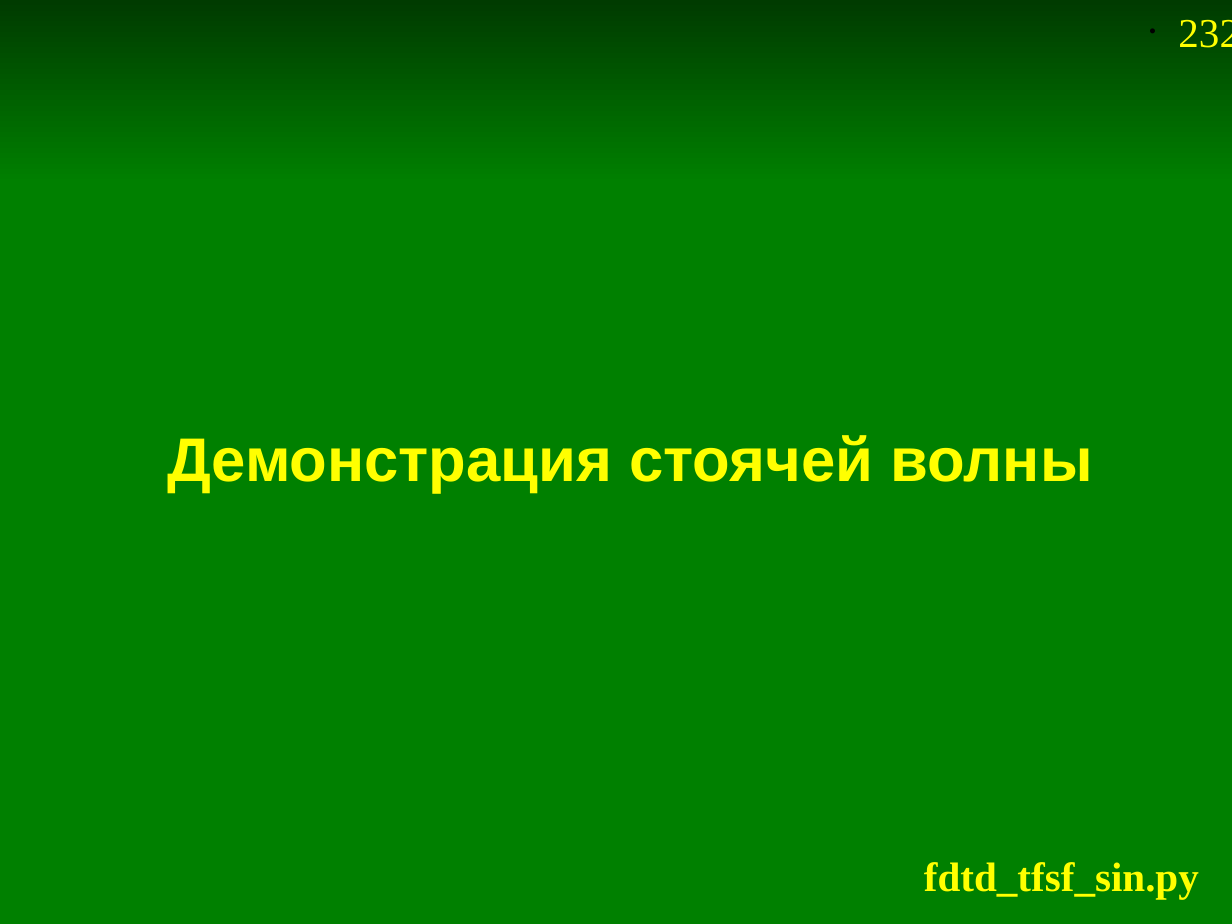
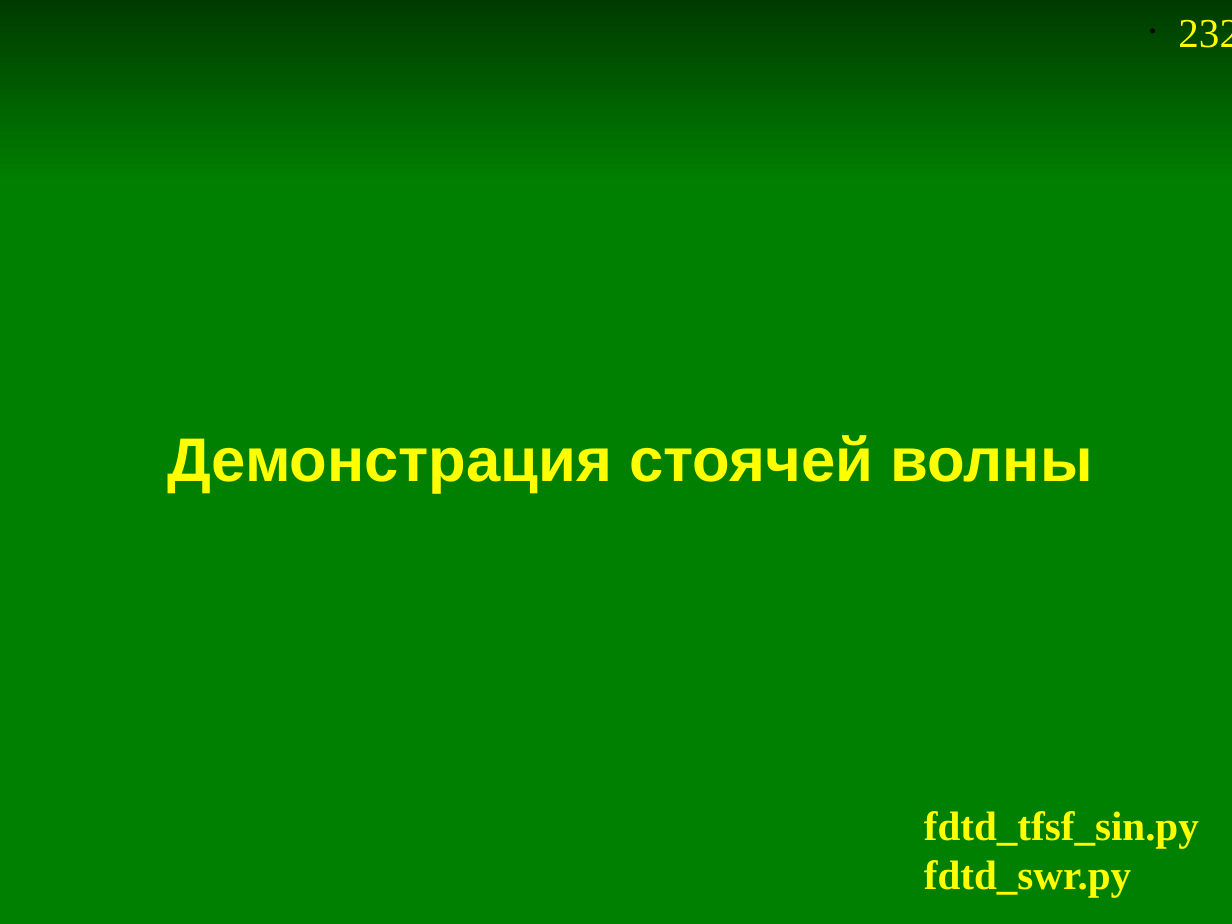
Before and after one commit to andris0147sv/modelling, a slide deck: slide 232 of presentations/2. FDTD.odp. Drawn at 1232x924 pixels with LibreOffice and Linux fonts; fonts in the diff are those of the drawing. Boxes give left, top, right and bottom in pixels: in the first picture for what was removed or moved away, otherwise in the second. Text is boxed around its words. In the diff, an @@ line names an element or a change of style, - is before the commit and + after.

```diff
--- a/presentations/2. FDTD.odp
+++ b/presentations/2. FDTD.odp
@@ text "fdtd_tfsf_sin.py": place and size @@
-text "fdtd_tfsf_sin.py" at <box>924,862,1199,898</box>
+text "fdtd_tfsf_sin.py" at <box>924,811,1199,897</box>
@@ text at <box>924,860,1131,897</box>: paragraph added @@
+fdtd_swr.py
```
Also in this commit, not shown: 5 other files.
